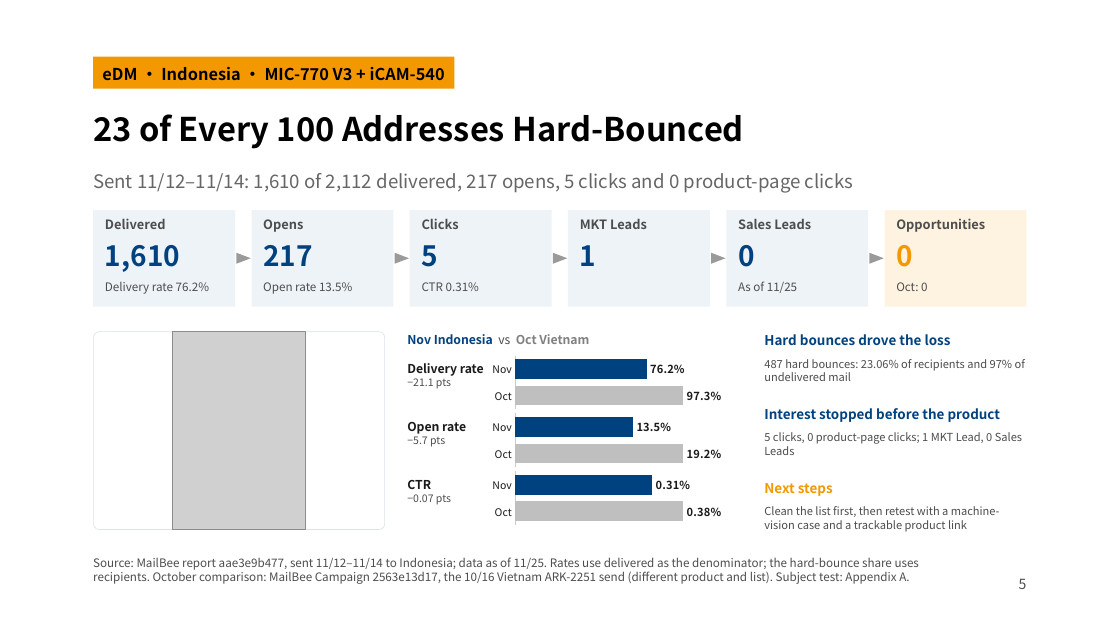
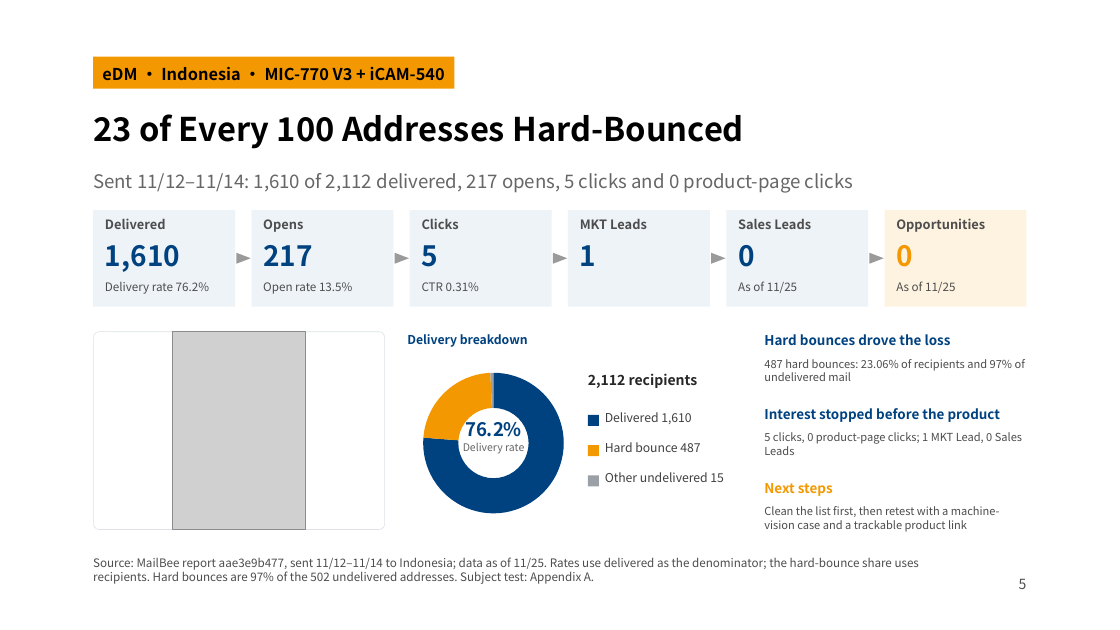
Before and after one commit to jt1123tay-arch/joshua, a slide deck: slide 5 of ISG2_20261126_NOV_Monthly_Report_EN.pptx. Drawn at 1120x630 pixels with LibreOffice and Linux fonts; fonts in the diff are those of the drawing; grey boxes stand for pictures; background and template pictures are left out. Boxes give left, top, right and bottom in pixels: in the first picture for what was removed or moved away, otherwise in the second. Text is boxed around its words. In the diff, an @@ line names an element or a change of style, - is before the commit and + after.

```diff
--- a/ISG2_20261126_NOV_Monthly_Report_EN.pptx
+++ b/ISG2_20261126_NOV_Monthly_Report_EN.pptx
@@ text at (896, 281, 955, 293): text changed @@
-Oct: 0
+As of 11/25
@@ text at (407, 334, 528, 347): text changed @@
-Nov Indonesia vs Oct Vietnam
+Delivery breakdown
@@ bar chart removed at (487, 355, 748, 410) @@
-categories: Oct, Nov
-Series 1: 0.973, 0.762
@@ text removed at (407, 363, 484, 389) @@
-Delivery rate
-−21.1 pts
@@ doughnut chart added at (412, 361, 576, 525) @@
+categories: 1, 2, 3
+Series 1: 76, 23, 1
@@ text added at (588, 373, 698, 388), 12 pt, text #262626, bold @@
+2,112 recipients
@@ text added at (463, 417, 524, 454), 9 pt, text #666666 @@
+76.2%
+Delivery rate
@@ bar chart removed at (487, 413, 748, 468) @@
-categories: Oct, Nov
-Series 1: 0.192, 0.135
@@ rectangle added at (588, 415, 599, 426), fill #004280 @@
@@ text added at (605, 412, 691, 424), 10.5 pt, text #404040 @@
+Delivered 1,610
@@ text removed at (407, 422, 466, 447) @@
-Open rate
-−5.7 pts
@@ rectangle added at (588, 445, 599, 456), fill #F39800 @@
@@ text added at (605, 442, 700, 452), 10.5 pt, text #404040 @@
+Hard bounce 487
@@ bar chart removed at (487, 471, 748, 526) @@
-categories: Oct, Nov
-Series 1: 0.0038, 0.0031
@@ rectangle added at (588, 476, 599, 486), fill #9AA0A6 @@
@@ text added at (605, 472, 724, 482), 10.5 pt, text #404040 @@
+Other undelivered 15
@@ text removed at (407, 480, 451, 505) @@
-CTR
-−0.07 pts
@@ text at (93, 557, 919, 584): text changed @@
-Source: MailBee report aae3e9b477, sent 11/12–11/14 to Indonesia; data as of 11/25. Rates use delivered as the denominator; the hard-bounce share uses recipients. October comparison: MailBee Campaign 2563e13d17, the 10/16 Vietnam ARK-2251 send (different product and list). Subject test: Appendix A.
+Source: MailBee report aae3e9b477, sent 11/12–11/14 to Indonesia; data as of 11/25. Rates use delivered as the denominator; the hard-bounce share uses recipients. Hard bounces are 97% of the 502 undelivered addresses. Subject test: Appendix A.
```
Also in this commit, not shown: 5 other slides changed, 1 other file.
